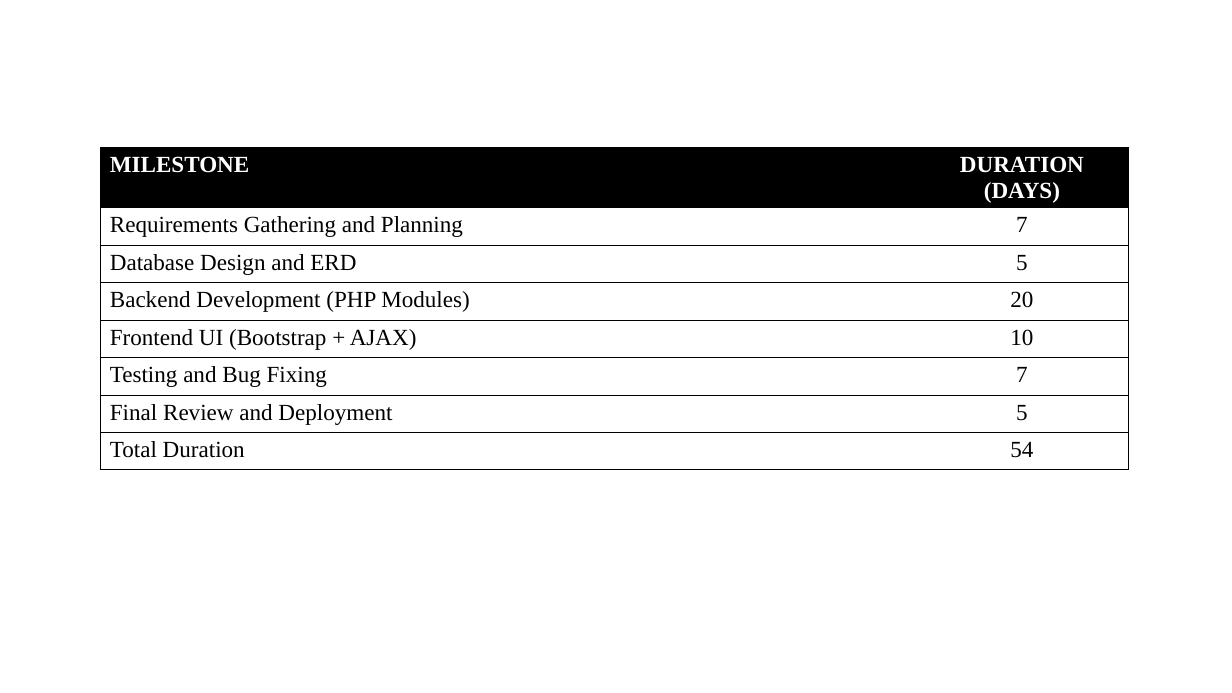
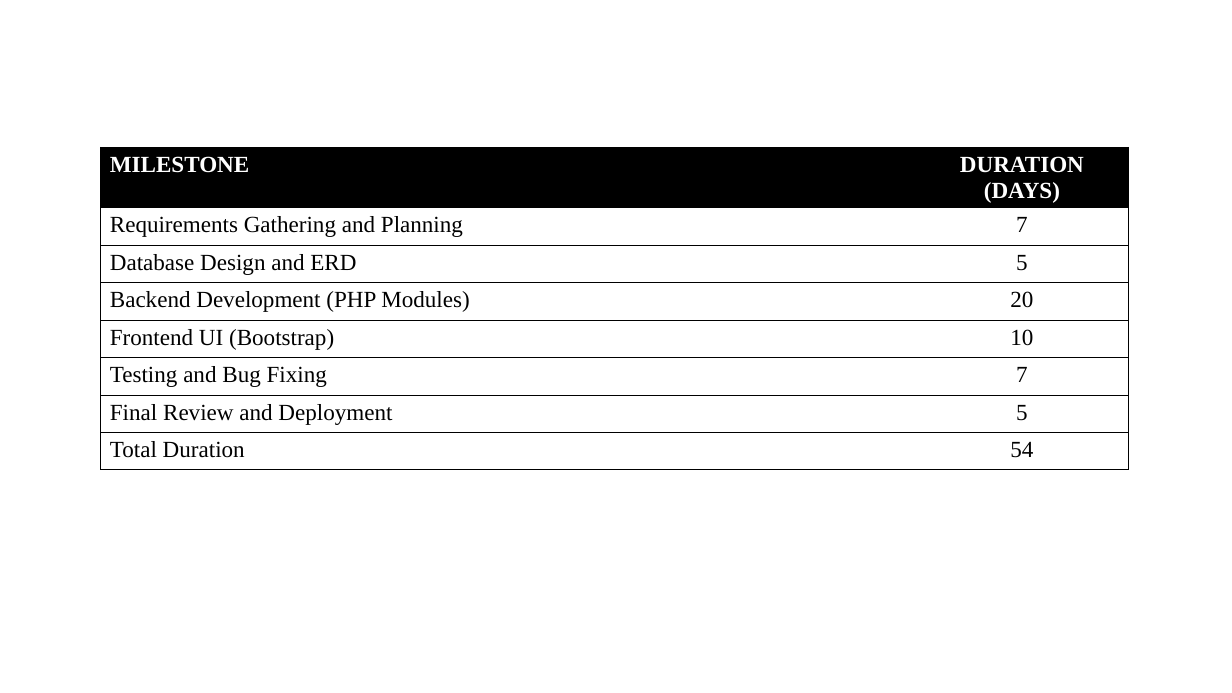
Before and after one commit to sh-ridoy/pms-project, a slide deck: slide 18 of PharmaCare_PMS_.pptx. Drawn at 1232x693 pixels with LibreOffice and Linux fonts; fonts in the diff are those of the drawing; background and template pictures are left out. Boxes give left, top, right and bottom in pixels: in the first picture for what was removed or moved away, otherwise in the second. Text is boxed around its words. In the diff, an @@ line names an element or a change of style, - is before the commit and + after.

```diff
--- a/PharmaCare_PMS_.pptx
+++ b/PharmaCare_PMS_.pptx
@@ table at [101, 147, 1128, 474] @@
-row 5, column 1: Frontend UI (Bootstrap + AJAX)
+row 5, column 1: Frontend UI (Bootstrap)
```
Also in this commit, not shown: 2 other files.
